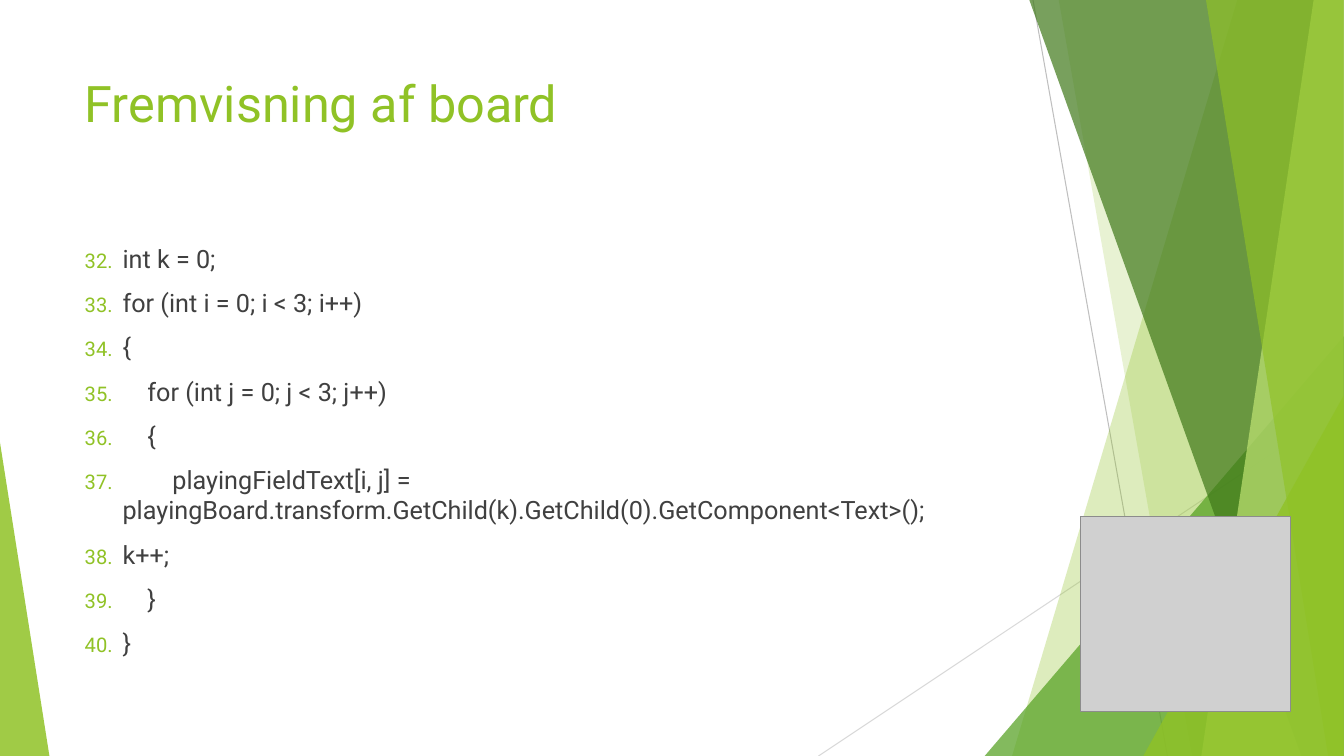
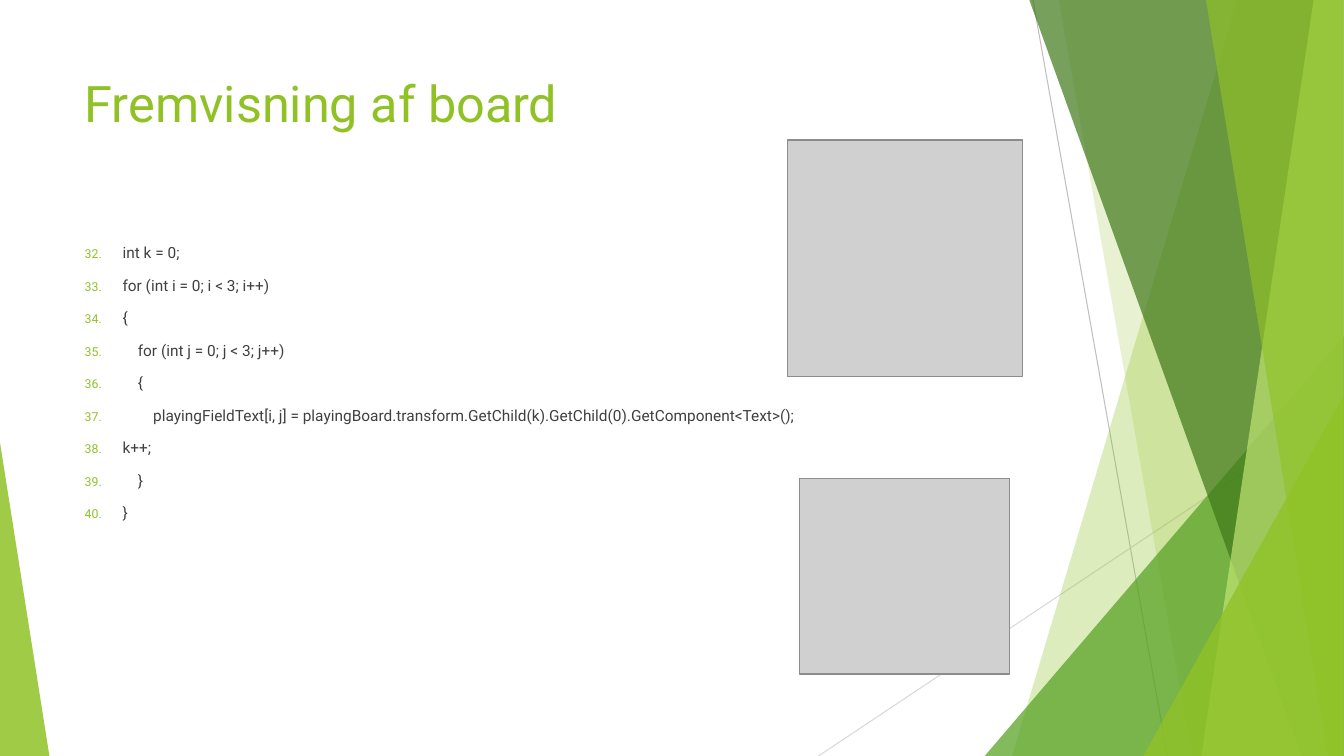
Before and after one commit to UffeThorsen/ZBC-ProgB-18-20-TicTacToe, a slide deck: slide 4 of notes/Tic Tac Toe GUI.pptx. Drawn at 1344x756 pixels with LibreOffice and Linux fonts; fonts in the diff are those of the drawing; grey boxes stand for pictures. Boxes give left, top, right and bottom in pixels: in the first picture for what was removed or moved away, otherwise in the second. Text is boxed around its words. In the diff, an @@ line names an element or a change of style, - is before the commit and + after.

```diff
--- a/notes/Tic Tac Toe GUI.pptx
+++ b/notes/Tic Tac Toe GUI.pptx
@@ picture added at (x1=787, y1=140, x2=1022, y2=376) @@
@@ text "int k = 0;" at (x1=123, y1=246, x2=794, y2=455): size 18 to 11 pt @@
@@ picture moved from (x1=1081, y1=516, x2=1291, y2=712) to (x1=801, y1=478, x2=1010, y2=674) @@
```
Also in this commit, not shown: 4 other slides changed, 5 slides added, 1 slide removed, 1 other file.
